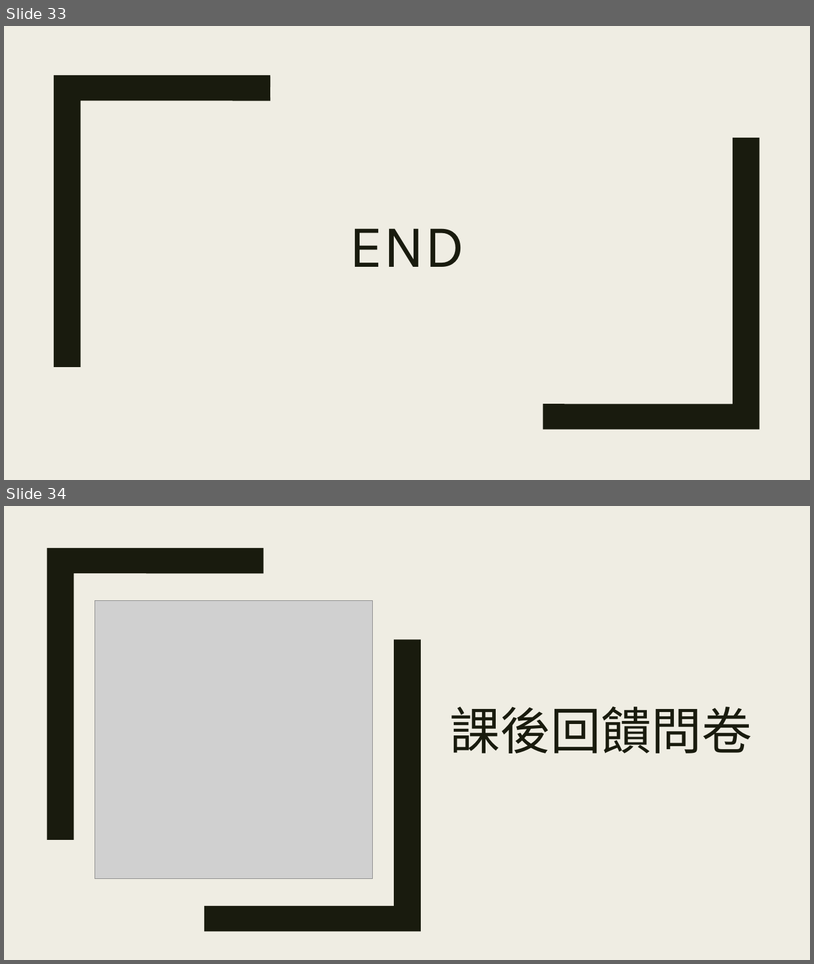
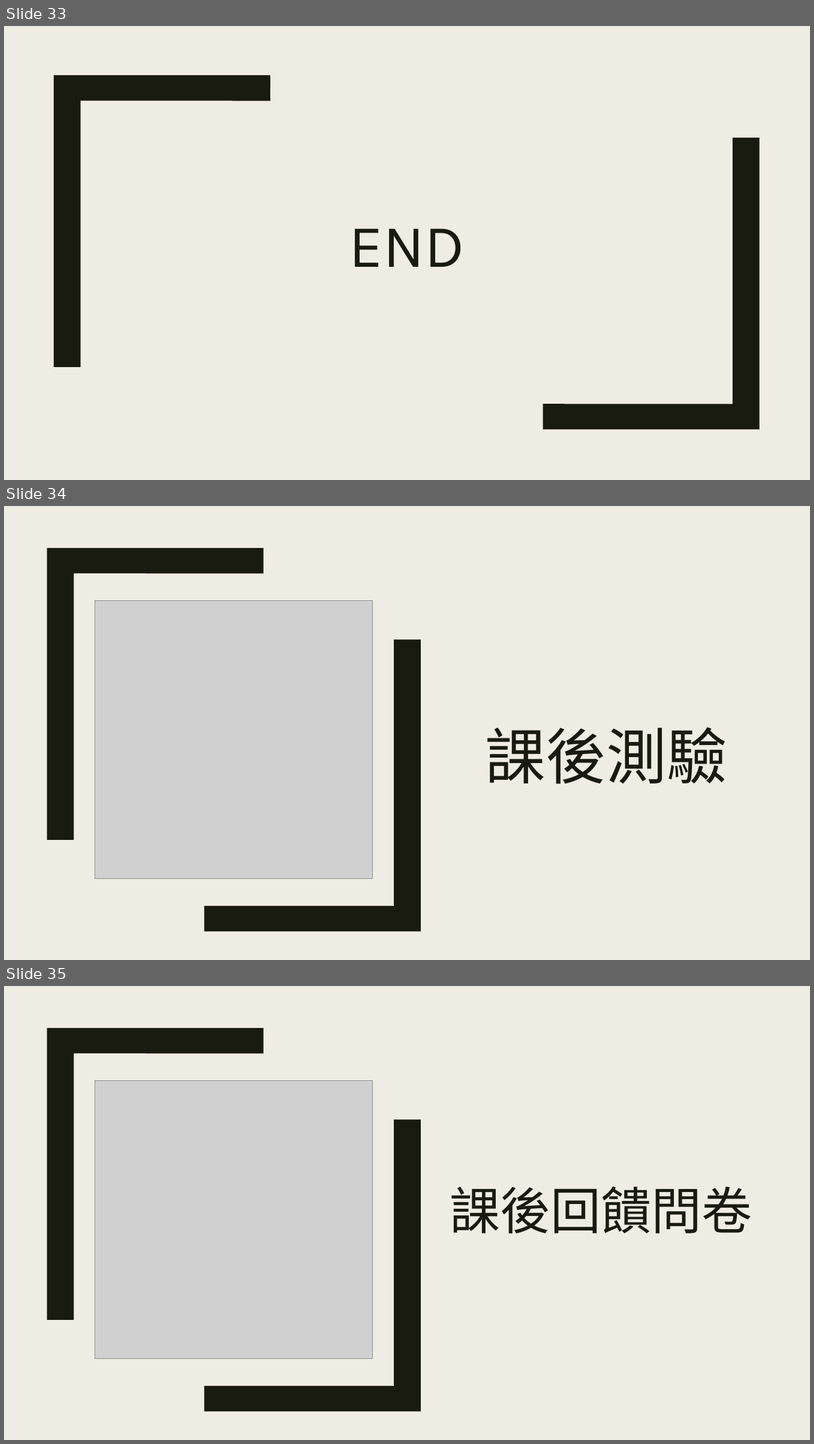
Before and after one commit to ryans610/.NET-Async-Basic, a slide deck: .NET非同步入門.pptx. Shown one above the other, each under a label of ours: slides 33 and 34 before the commit, slides 33, 34 and 35 after it. The pictures are 814x964 and 814x1444 pixels, drawn with LibreOffice and Linux fonts; fonts in the diff are those of the drawing; grey boxes stand for pictures. Boxes give left, top, right and bottom in pixels: in the first picture for what was removed or moved away, otherwise in the second. Text is boxed around its words. In the diff, an @@ line names an element or a change of style, - is before the commit and + after.

Commit message:
sync

```diff
--- a/.NET非同步入門.pptx
+++ b/.NET非同步入門.pptx
@@ slide 34 added at (4, 506, 810, 960), background #EFEDE3; not listed: 1 template element that a slide beside it also shows @@
@@ rectangle added at (4, 506, 810, 960), fill #EFEDE3 @@
@@ freeform shape added at (47, 548, 264, 840), fill #191B0E @@
@@ picture added at (95, 600, 373, 879) @@
@@ freeform shape added at (204, 640, 421, 931), fill #191B0E @@
@@ title added at (486, 727, 728, 784), 72 pt, text #191B0E @@
+課後測驗
@@ what was slide 34 is now slide 35 @@
```
